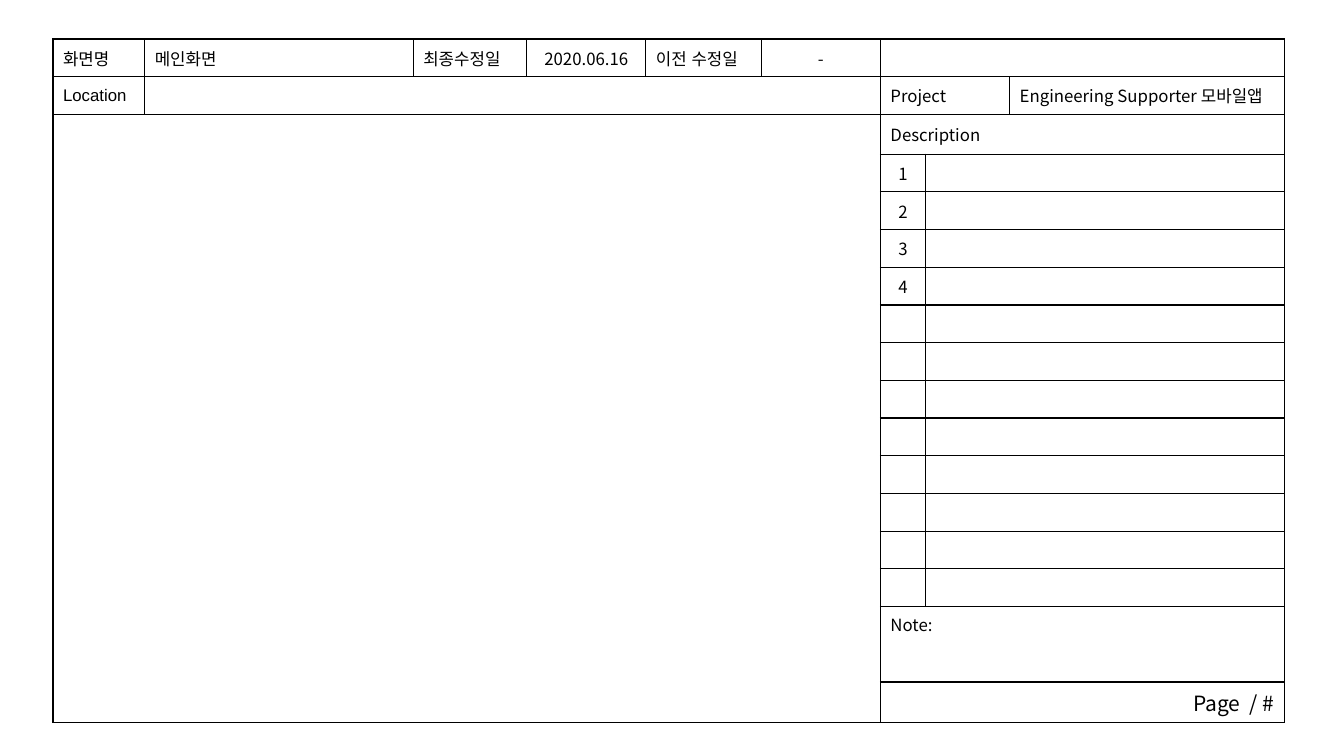
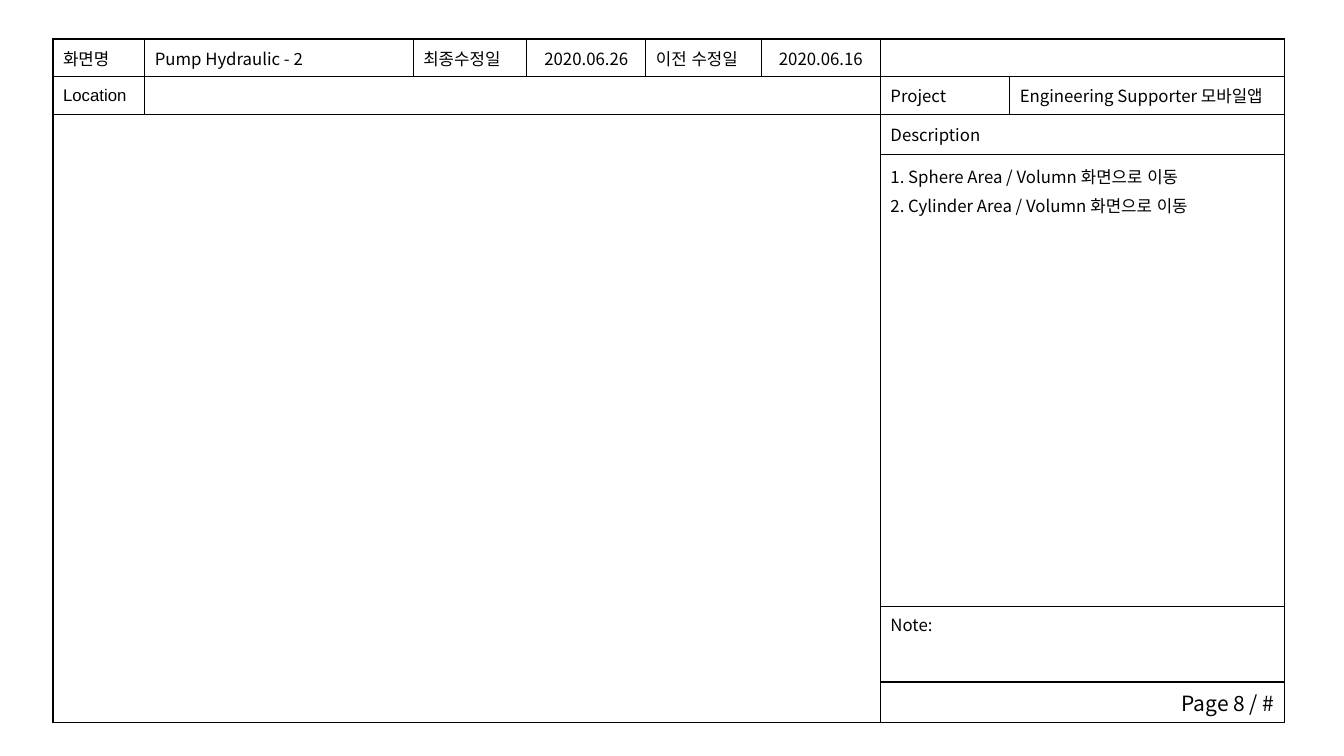
Before and after one commit to woocharle/ict.edu.UI-and-UX, a slide deck: slide 13 of 4.아키텍처설계/스토리보드.pptx (slide 11 before the commit). Drawn at 1344x756 pixels with LibreOffice and Linux fonts; fonts in the diff are those of the drawing. Boxes give left, top, right and bottom in pixels: in the first picture for what was removed or moved away, otherwise in the second. Text is boxed around its words. In the diff, an @@ line names an element or a change of style, - is before the commit and + after.

```diff
--- a/4.아키텍처설계/스토리보드.pptx
+++ b/4.아키텍처설계/스토리보드.pptx
@@ table at (53, 39, 1286, 720) @@
-화면명 | 메인화면 | 최종수정일 | 2020.06.16 | 이전 수정일 | - |  |  | 
-Location |  |  |  |  |  | Project |  | Engineering Supporter 모바일앱
- |  |  |  |  |  | Description |  | 
- |  |  |  |  |  | 1 |  | 
- |  |  |  |  |  | 2 |  | 
- |  |  |  |  |  | 3 |  | 
- |  |  |  |  |  | 4 |  | 
- |  |  |  |  |  |  |  | 
- |  |  |  |  |  |  |  | 
- |  |  |  |  |  |  |  | 
- |  |  |  |  |  |  |  | 
- |  |  |  |  |  |  |  | 
- |  |  |  |  |  |  |  | 
- |  |  |  |  |  |  |  | 
- |  |  |  |  |  |  |  | 
- |  |  |  |  |  | Note: |  | 
- |  |  |  |  |  | Page / # |  | 
+화면명 | Pump Hydraulic - 2 | 최종수정일 | 2020.06.26 | 이전 수정일 | 2020.06.16 |  | 
+Location |  |  |  |  |  | Project | Engineering Supporter 모바일앱
+ |  |  |  |  |  | Description | 
+ |  |  |  |  |  | 1. Sphere Area / Volumn 화면으로 이동 / 2. Cylinder Area / Volumn 화면으로 이동 | 
+ |  |  |  |  |  | Note: | 
+ |  |  |  |  |  | Page 8 / # | 
```
Also in this commit, not shown: 12 other slides changed, 4 slides added, 21 other files.
